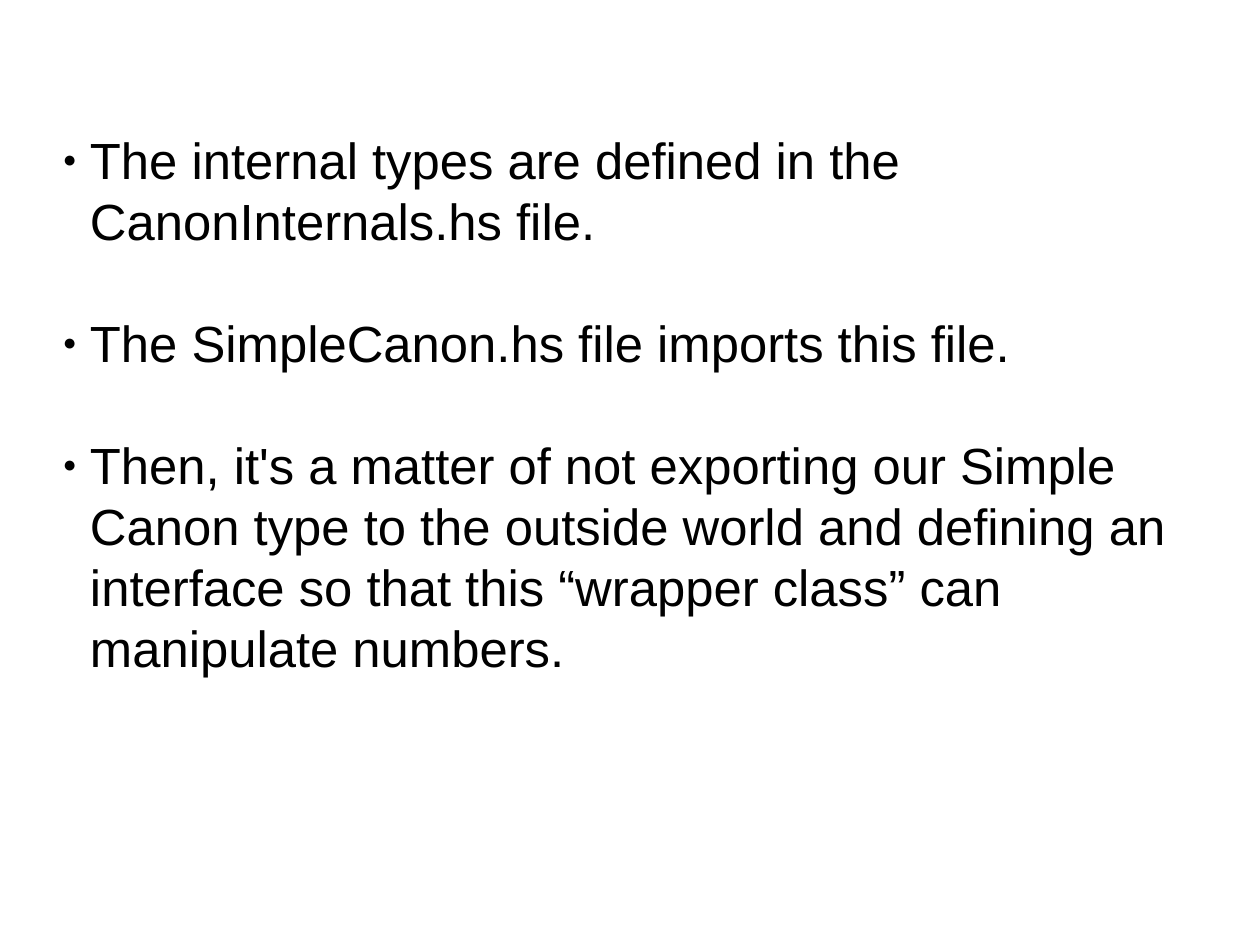
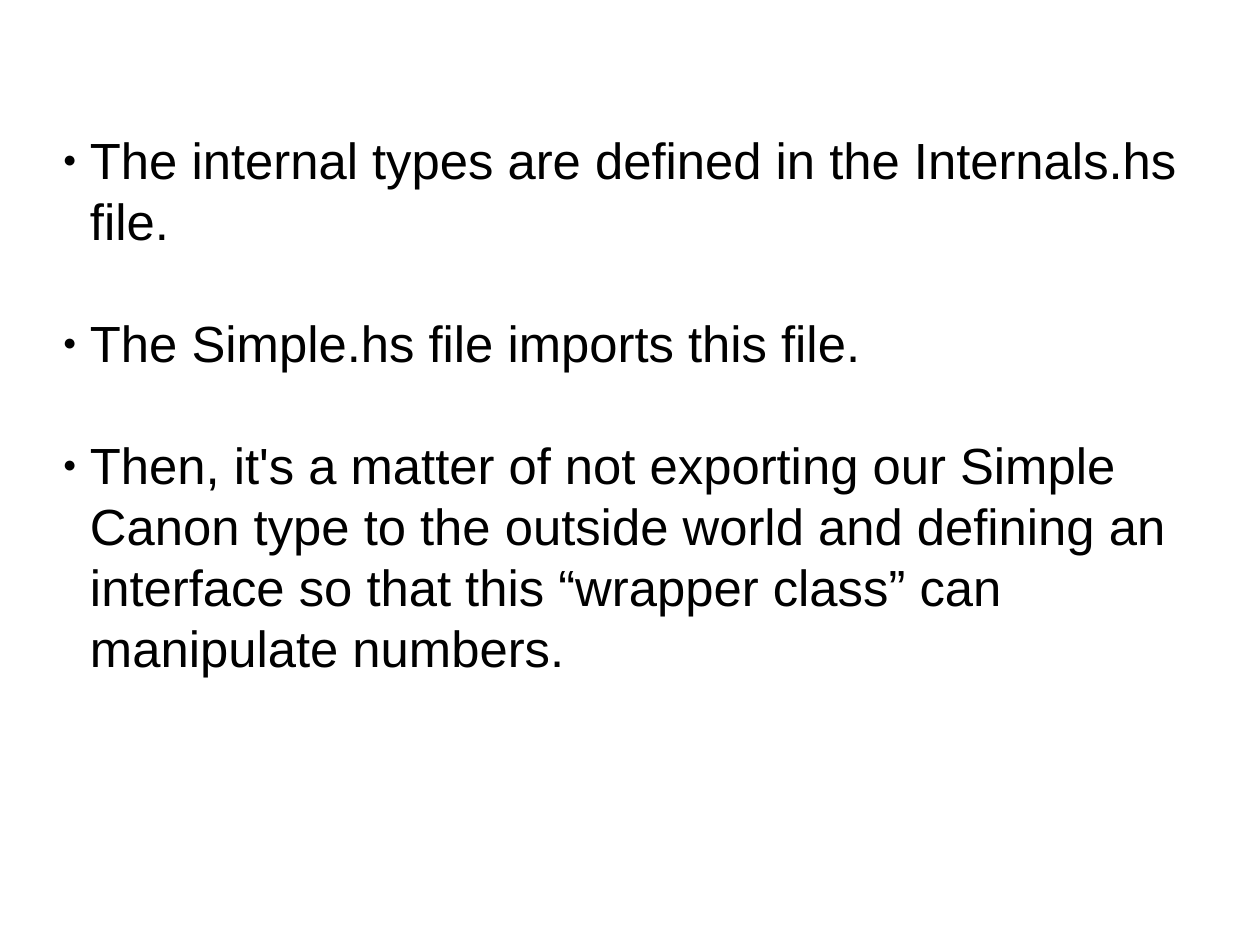
Before and after one commit to grandpascorpion/canon, a slide deck: slide 16 of goBigOrGoHome.odp. Drawn at 1260x945 pixels with LibreOffice and Linux fonts; fonts in the diff are those of the drawing. Boxes give left, top, right and bottom in pixels: in the first picture for what was removed or moved away, otherwise in the second. Text is boxed around its words. In the diff, an @@ line names an element or a change of style, - is before the commit and + after.

```diff
--- a/goBigOrGoHome.odp
+++ b/goBigOrGoHome.odp
@@ subtitle at <box>90,142,1176,373</box>: text changed @@
-● The internal types are defined in the CanonInternals.hs file.
-● The SimpleCanon.hs file imports this file.
+● The internal types are defined in the Internals.hs file.
+● The Simple.hs file imports this file.
```
Also in this commit, not shown: 17 other slides changed, 3 slides added.
